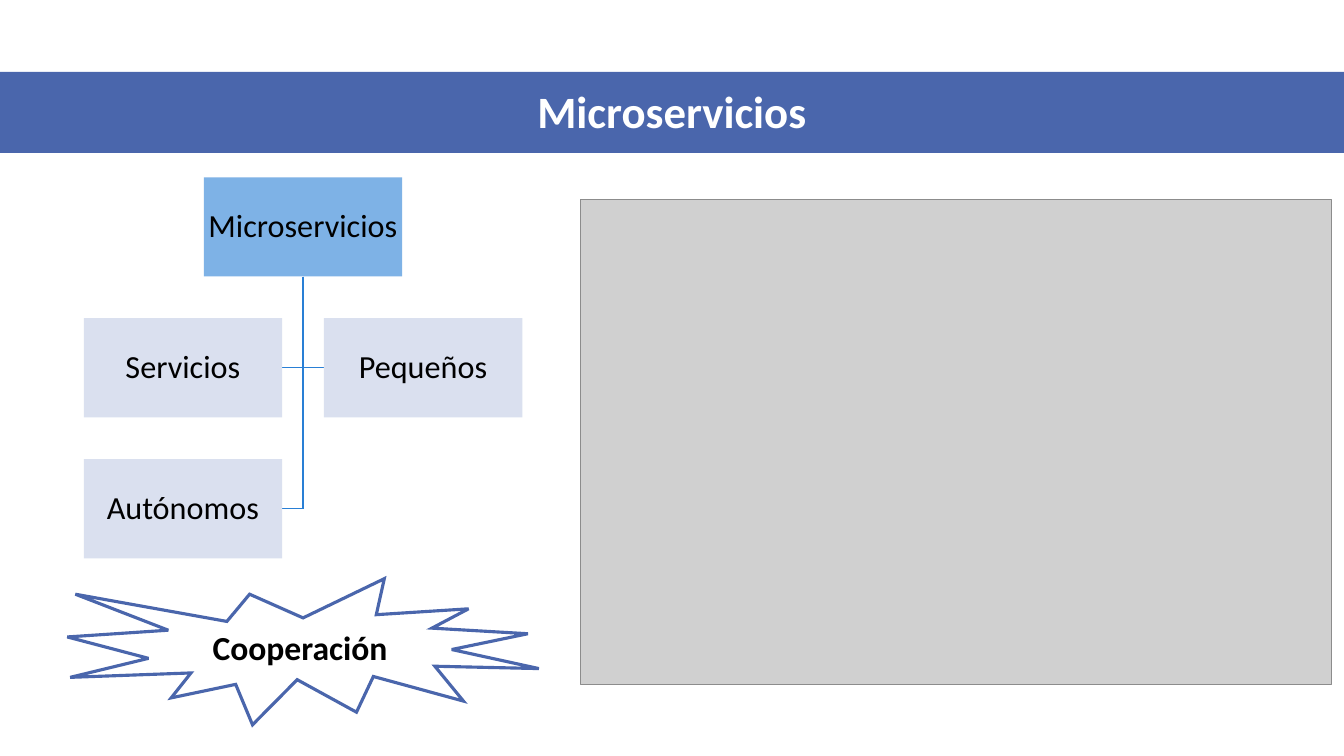
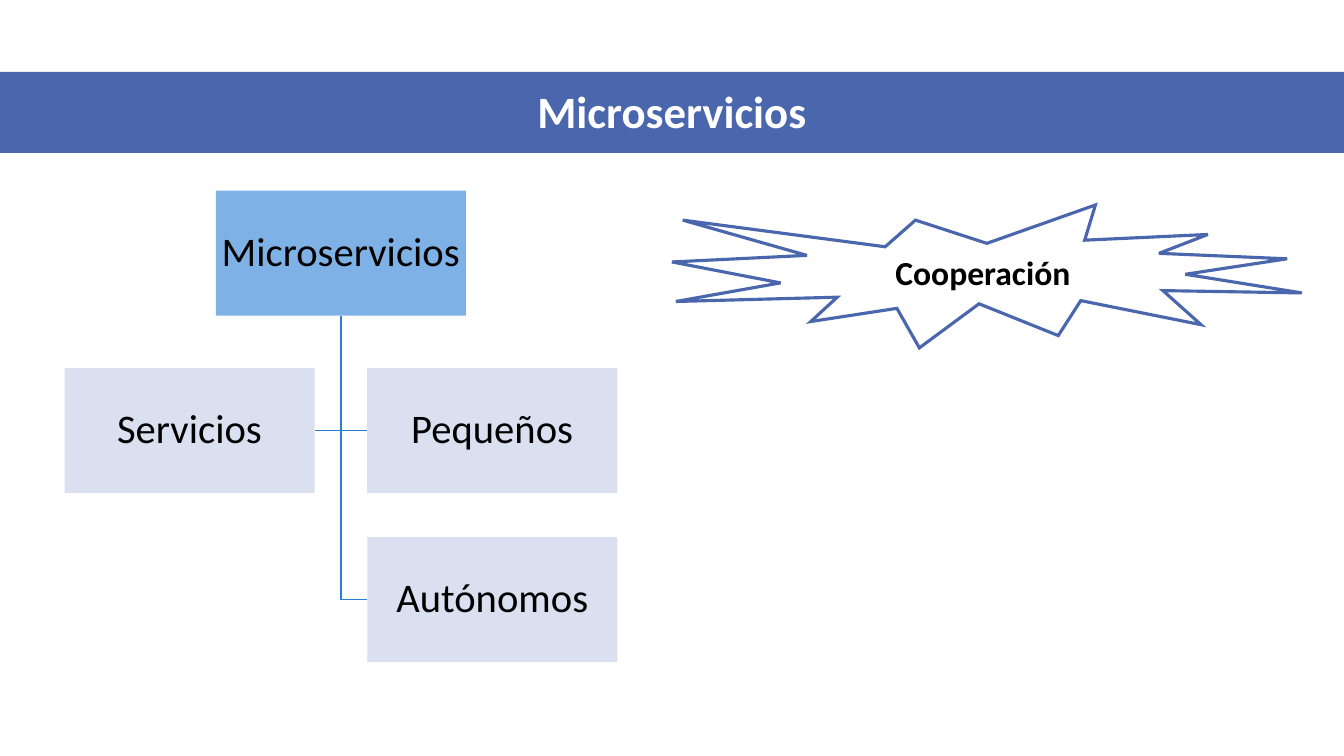
Before and after one commit to VictorIranzo/TFG_Microservices, a slide deck: slide 5 of Trabajo/Presentación/Desarrollo de software basado en microservicios.pptx. Drawn at 1344x756 pixels with LibreOffice and Linux fonts; fonts in the diff are those of the drawing; grey boxes stand for pictures. Boxes give left, top, right and bottom in pixels: in the first picture for what was removed or moved away, otherwise in the second. Text is boxed around its words. In the diff, an @@ line names an element or a change of style, - is before the commit and + after.

```diff
--- a/Trabajo/Presentación/Desarrollo de software basado en microservicios.pptx
+++ b/Trabajo/Presentación/Desarrollo de software basado en microservicios.pptx
@@ text "Microservicios": place and size @@
-text "Microservicios" at bbox=[208, 215, 397, 238]
+text "Microservicios" at bbox=[222, 238, 460, 267]
@@ rectangle: place and size @@
-rectangle at bbox=[204, 177, 402, 276]
+rectangle at bbox=[216, 191, 466, 316]
@@ picture removed at bbox=[581, 200, 1331, 685] @@
@@ irregular seal "Cooperación": place and size @@
-irregular seal "Cooperación" at bbox=[68, 579, 539, 725]
+irregular seal "Cooperación" at bbox=[673, 205, 1303, 348]
@@ freeform shape: place and size @@
-freeform shape at bbox=[303, 276, 325, 368]
+freeform shape at bbox=[315, 316, 341, 431]
@@ freeform shape: place and size @@
-freeform shape at bbox=[282, 276, 303, 368]
+freeform shape at bbox=[341, 316, 367, 431]
@@ freeform shape: place and size @@
-freeform shape at bbox=[282, 276, 303, 508]
+freeform shape at bbox=[341, 316, 367, 600]
@@ text "Servicios": place and size @@
-text "Servicios" at bbox=[125, 356, 240, 379]
+text "Servicios" at bbox=[117, 415, 262, 444]
@@ rectangle: place and size @@
-rectangle at bbox=[84, 319, 282, 417]
+rectangle at bbox=[65, 368, 315, 493]
@@ text "Pequeños": place and size @@
-text "Pequeños" at bbox=[359, 356, 487, 384]
+text "Pequeños" at bbox=[411, 416, 573, 450]
@@ rectangle: place and size @@
-rectangle at bbox=[324, 319, 522, 417]
+rectangle at bbox=[367, 368, 617, 493]
@@ rectangle removed at bbox=[84, 459, 282, 558] @@
@@ size 23 to 29 pt; more space between paragraphs in 4 elements at bbox=[222, 238, 460, 267], bbox=[117, 415, 262, 444], bbox=[411, 416, 573, 450], bbox=[396, 584, 588, 613] @@
@@ text "Autónomos": place and size @@
-text "Autónomos" at bbox=[107, 497, 259, 520]
+text "Autónomos" at bbox=[396, 584, 588, 613]
@@ rectangle added at bbox=[367, 537, 617, 662], fill #DAE0EF @@
```
Also in this commit, not shown: 5 other slides changed, 2 other files.
